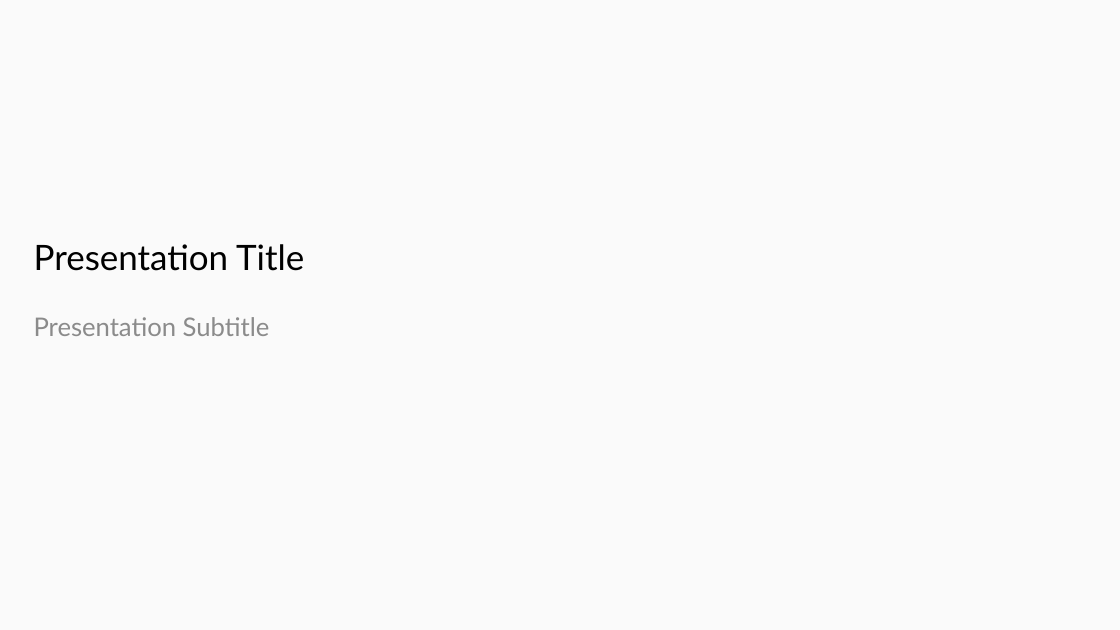
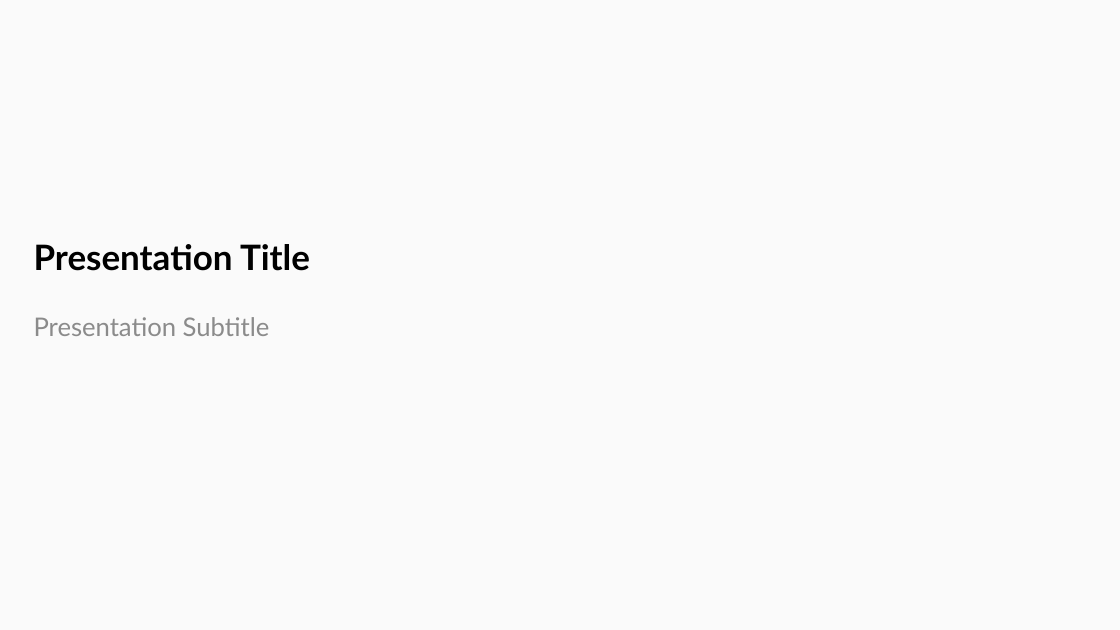
Before and after one commit to gael-close/quarto-tech-memo, a slide deck: slide 1 of _extensions/slides-pptx/template.pptx. Drawn at 1120x630 pixels with LibreOffice and Linux fonts; fonts in the diff are those of the drawing. Boxes give left, top, right and bottom in pixels: in the first picture for what was removed or moved away, otherwise in the second. Text is boxed around its words. In the diff, an @@ line names an element or a change of style, - is before the commit and + after.

Commit message:
✨ Bold slide titles and remove title rule in all slide formats
Regenerate slide and example outputs.

```diff
--- a/_extensions/slides-pptx/template.pptx
+++ b/_extensions/slides-pptx/template.pptx
@@ title "Presentation Title" at (x1=34, y1=244, x2=310, y2=271): bold on @@
```
Also in this commit, not shown: 2 other slides changed, 13 other files.
